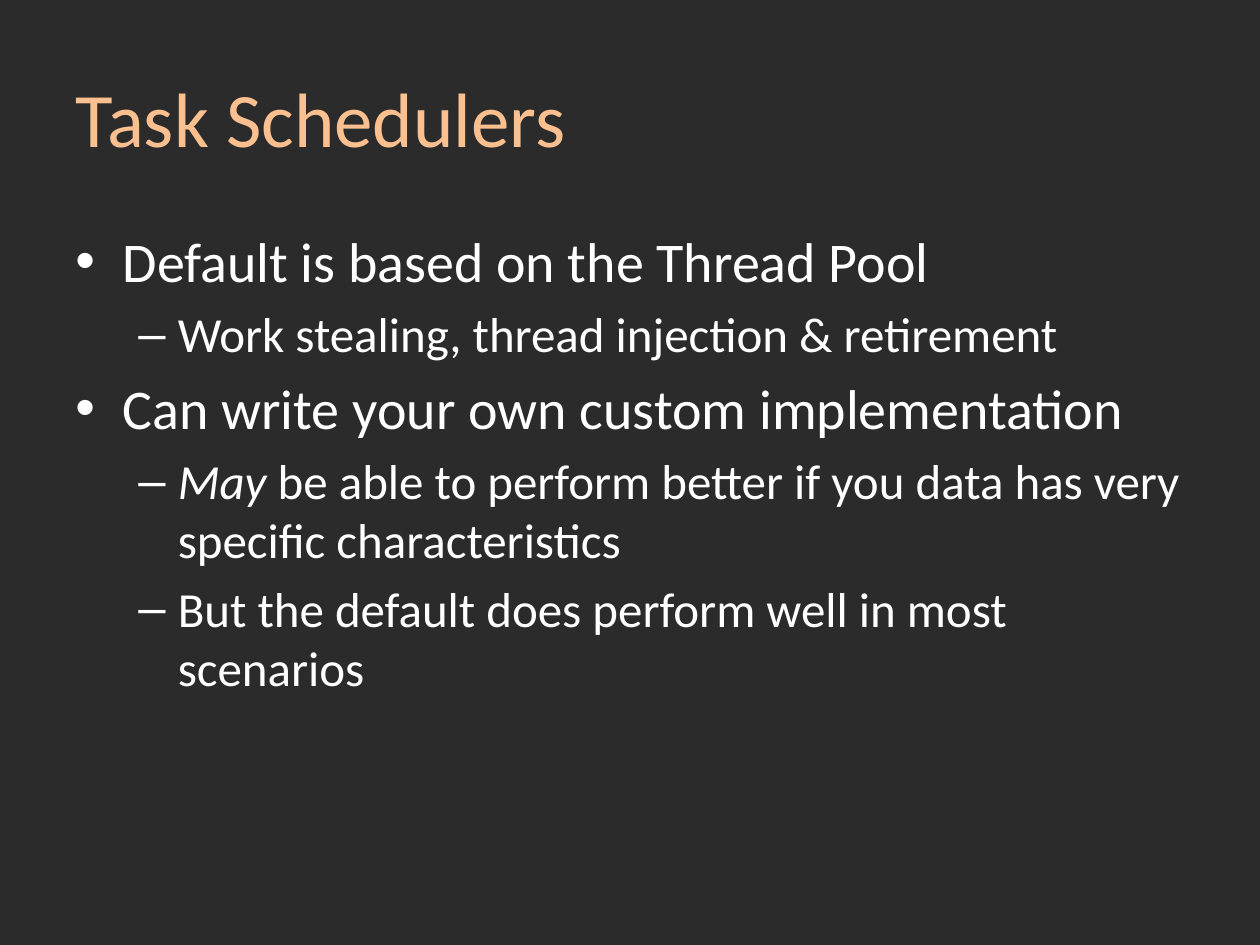
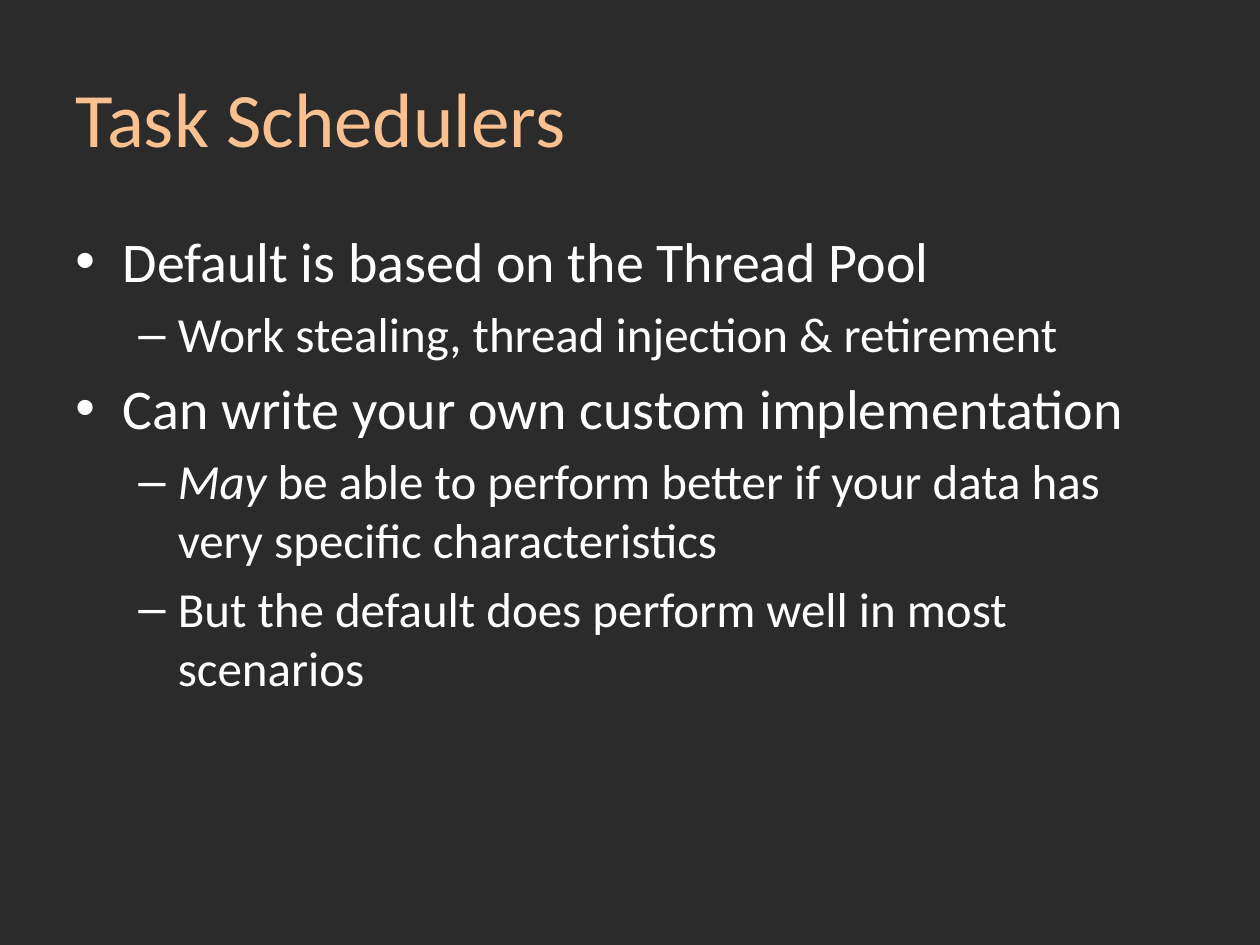
Before and after one commit to srstrong/DDDSW2010, a slide deck: slide 18 of Task Parallel Library.pptx (slide 17 before the commit). Drawn at 1260x945 pixels with LibreOffice and Linux fonts; fonts in the diff are those of the drawing; background and template pictures are left out; a plain dark background stands for a picture behind light text. Boxes give left, top, right and bottom in pixels: in the first picture for what was removed or moved away, otherwise in the second. Text is boxed around its words. In the diff, an @@ line names an element or a change of style, - is before the commit and + after.

```diff
--- a/Task Parallel Library.pptx
+++ b/Task Parallel Library.pptx
@@ text at <box>178,465,1100,566</box>: text changed @@
-  – May be able to perform better if you data has very specific characteristics
+  – May be able to perform better if your data has very specific characteristics
```
Also in this commit, not shown: 5 other slides changed, 2 slides added.
